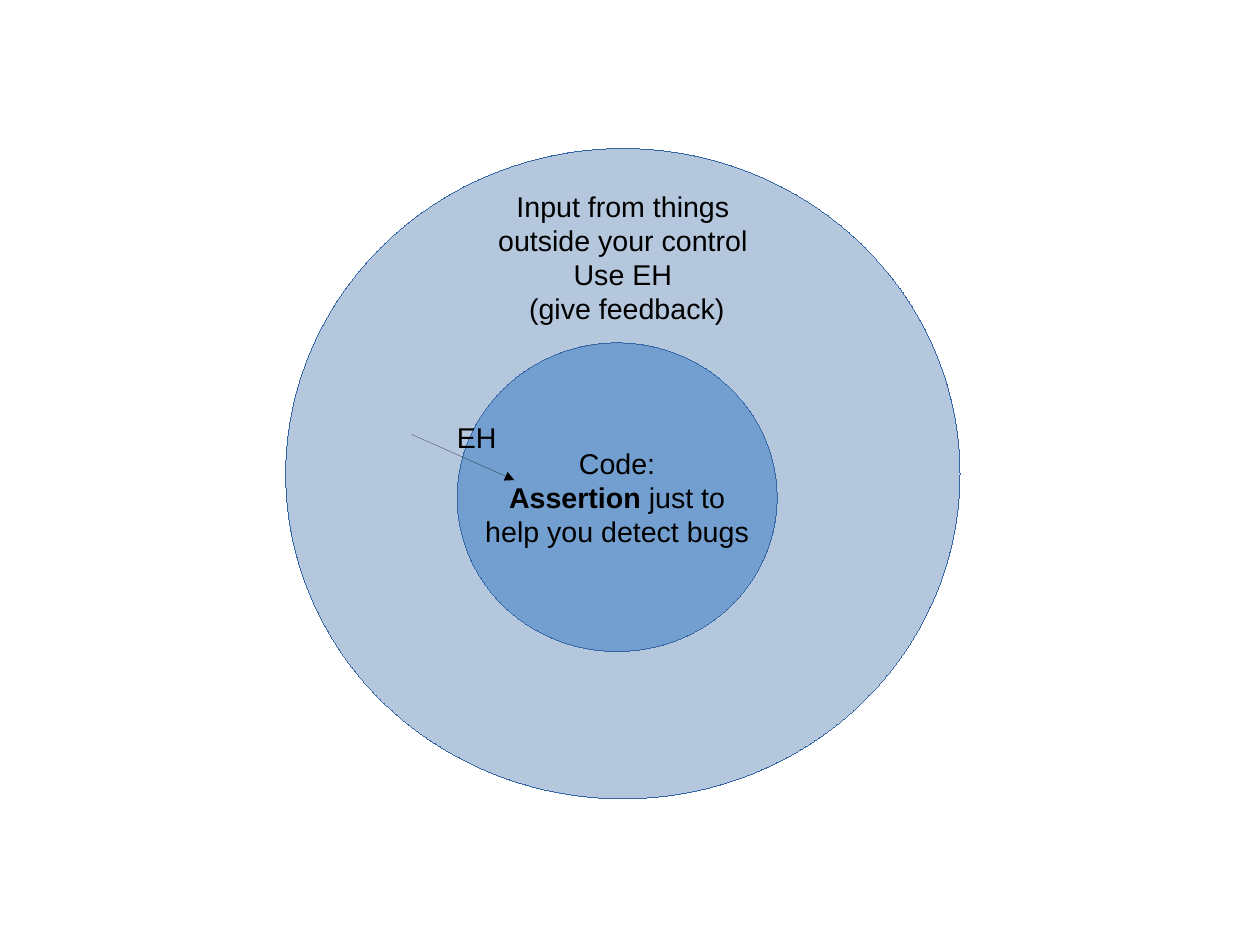
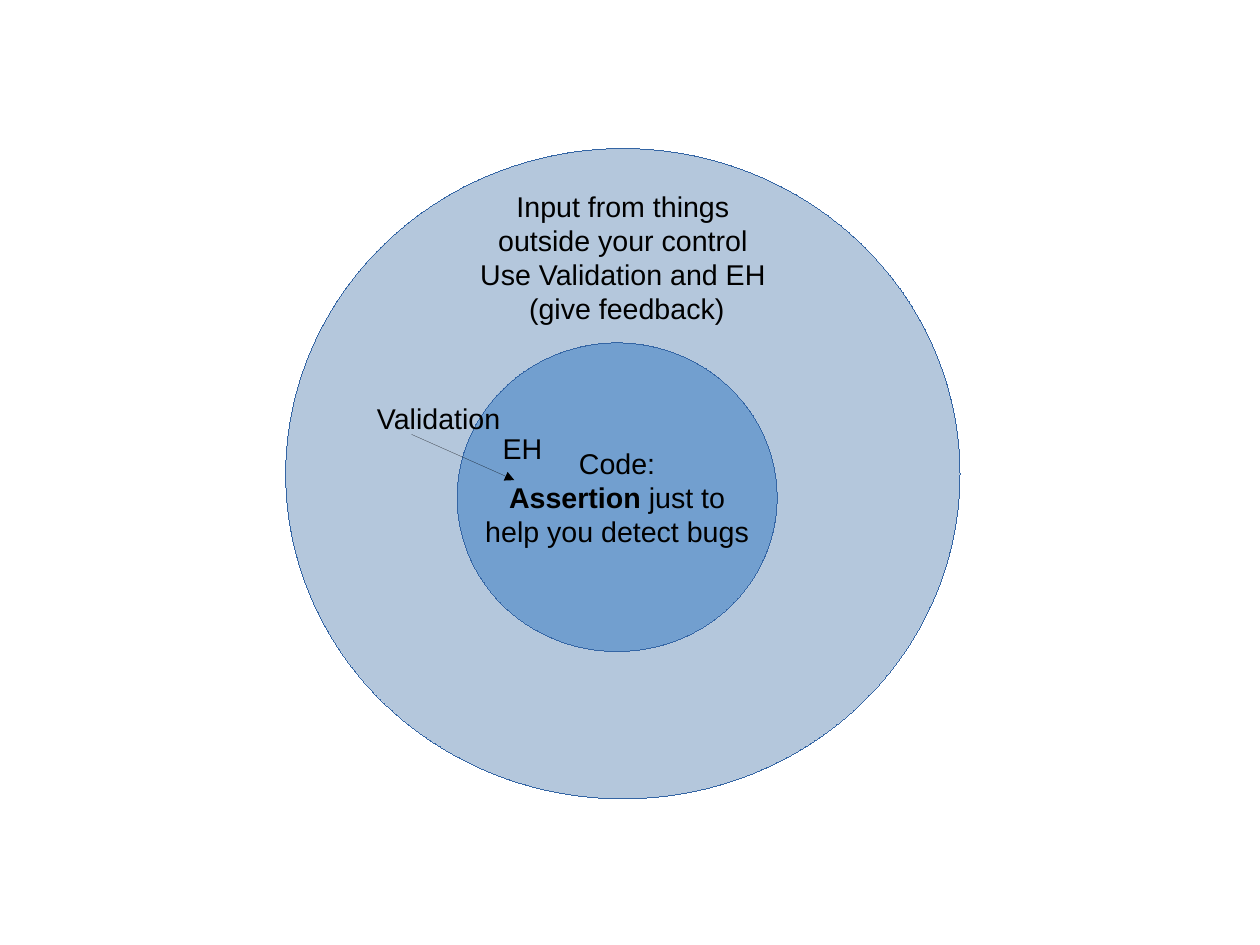
Before and after one commit to talyaron/full-stack, a slide deck: slide 13 of JS/exception handeling/Error Handling and Assertion.pptx. Drawn at 1260x945 pixels with LibreOffice and Linux fonts; fonts in the diff are those of the drawing; background and template pictures are left out. Boxes give left, top, right and bottom in pixels: in the first picture for what was removed or moved away, otherwise in the second. Text is boxed around its words. In the diff, an @@ line names an element or a change of style, - is before the commit and + after.

```diff
--- a/JS/exception handeling/Error Handling and Assertion.pptx
+++ b/JS/exception handeling/Error Handling and Assertion.pptx
@@ text at (480,264,766,286): text changed @@
-Use EH
+Use Validation and EH
@@ text added at (377,407,500,435), 18 pt, text #000000 @@
+Validation
@@ text "EH" rewrapped from (457,425,497,453) to (503,439,543,459) @@
```
Also in this commit, not shown: 1 other file.
